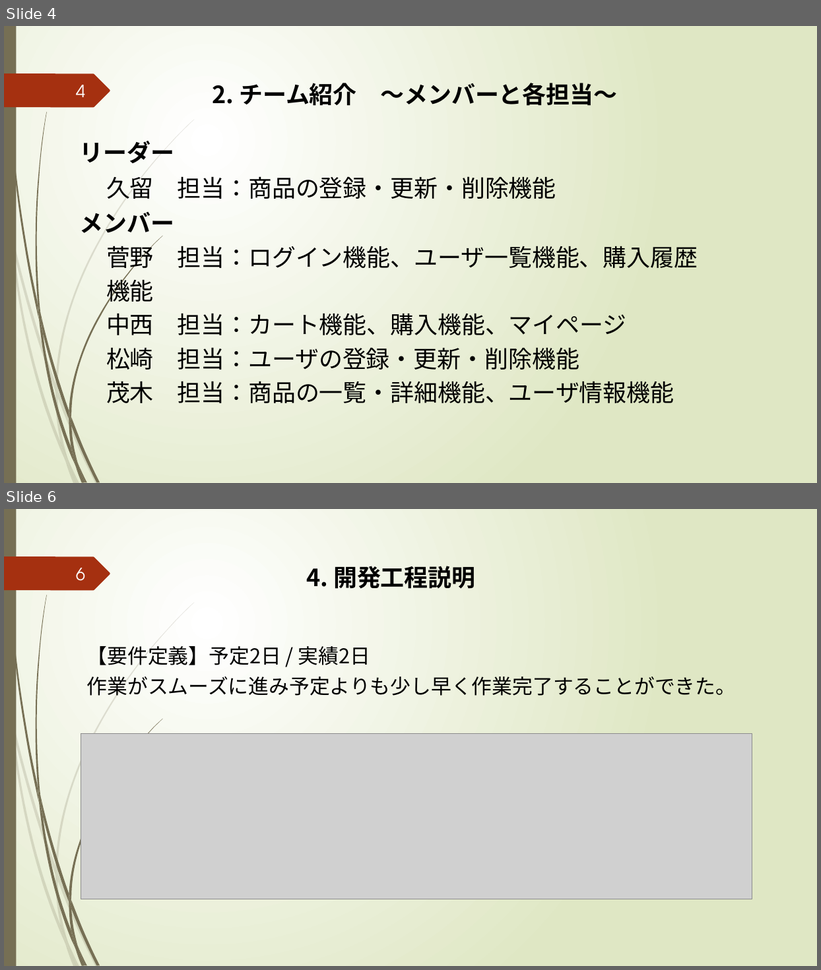
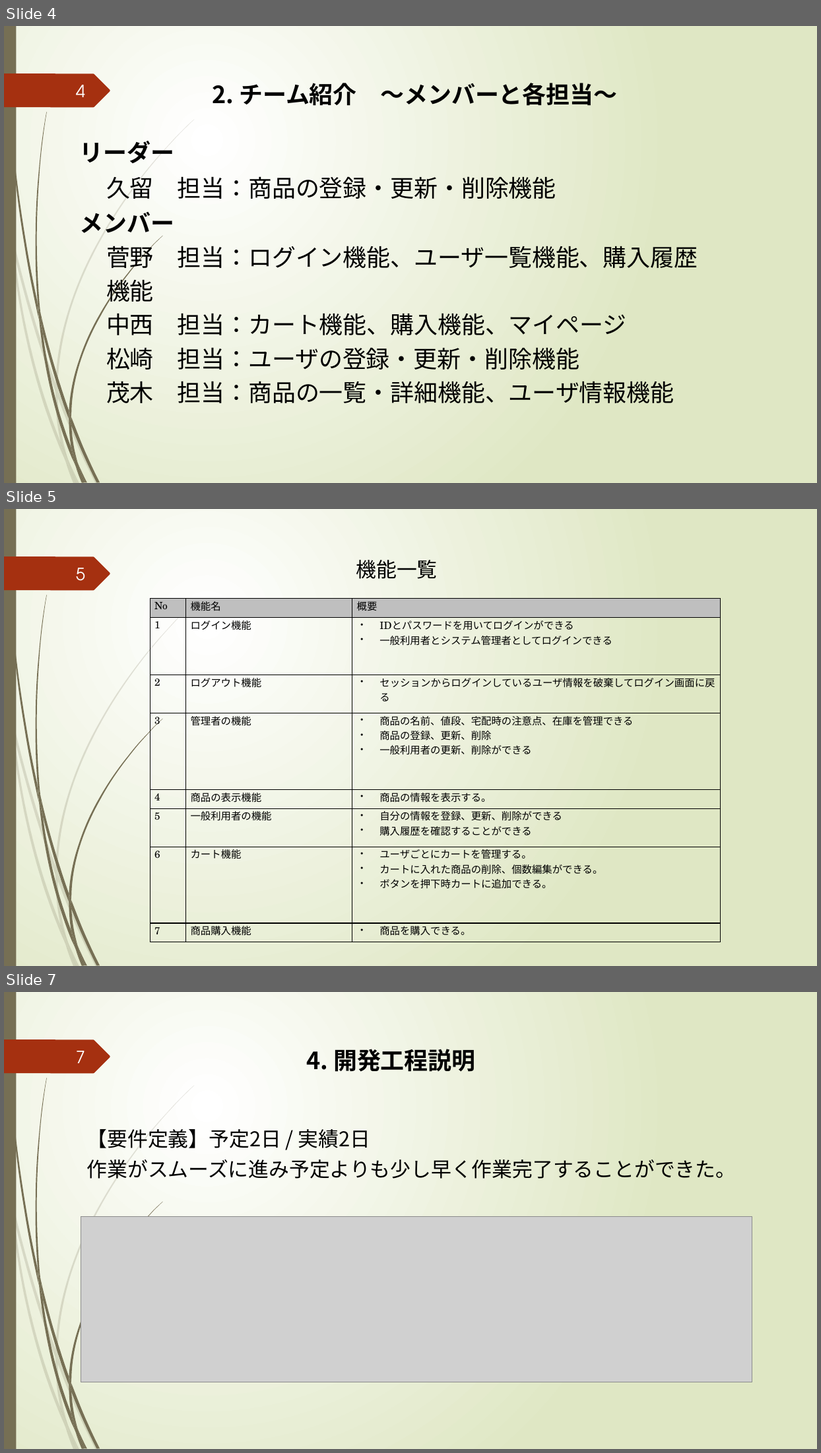
Before and after one commit to k-kuru/team_develop, a slide deck: 05_チーム開発演習_発表会資料/05_チーム開発演習_発表会資料_チーム3.pptx. Shown one above the other, each under a label of ours: slides 4 and 6 before the commit, slides 4, 5 and 7 after it; the slides between them are not shown. The pictures are 821x970 and 821x1453 pixels, drawn with LibreOffice and Linux fonts; fonts in the diff are those of the drawing; grey boxes stand for pictures. Boxes give left, top, right and bottom in pixels: in the first picture for what was removed or moved away, otherwise in the second. Text is boxed around its words. In the diff, an @@ line names an element or a change of style, - is before the commit and + after.

```diff
--- a/05_チーム開発演習_発表会資料/05_チーム開発演習_発表会資料_チーム3.pptx
+++ b/05_チーム開発演習_発表会資料/05_チーム開発演習_発表会資料_チーム3.pptx
@@ slide 5 added at [4,509,817,966], background gradient #FFFFFF to #DFE8C4; not listed: 24 template elements that a slide beside it also shows @@
@@ page number added at [76,568,85,581], 20 pt, text #FEFFFF @@
+5
@@ text added at [356,560,438,579], 24 pt, text #000000 @@
+機能一覧
@@ table added at [150,598,720,943], 8 rows, 3 columns @@
+No | 機能名 | 概要
+1 | ログイン機能 | IDとパスワードを用いてログインができる / 一般利用者とシステム管理者としてログインできる
+2 | ログアウト機能 | セッションからログインしているユーザ情報を破棄してログイン画面に戻る
+3 | 管理者の機能 | 商品の名前、値段、宅配時の注意点、在庫を管理できる / 商品の登録、更新、削除 / 一般利用者の更新、削除ができる
+4 | 商品の表示機能 | 商品の情報を表示する。
+5 | 一般利用者の機能 | 自分の情報を登録、更新、削除ができる / 購入履歴を確認することができる
+6 | カート機能 | ユーザごとにカートを管理する。 / カートに入れた商品の削除、個数編集ができる。 / ボタンを押下時カートに追加できる。
+7 | 商品購入機能 | 商品を購入できる。
@@ what was slide 6 is now slide 7 @@
@@ page number at [76,1051,85,1063]: text changed @@
-6
+7
```
Also in this commit, not shown: 6 slides changed, 1 other slide added, 1 slide removed.
